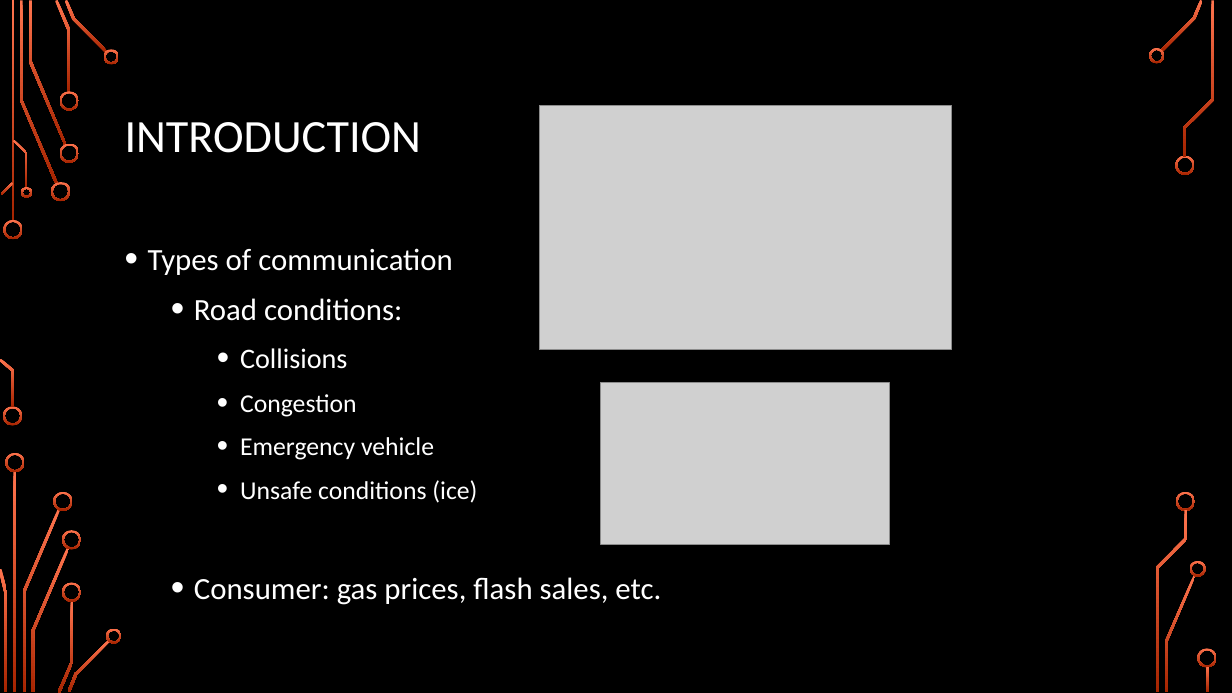
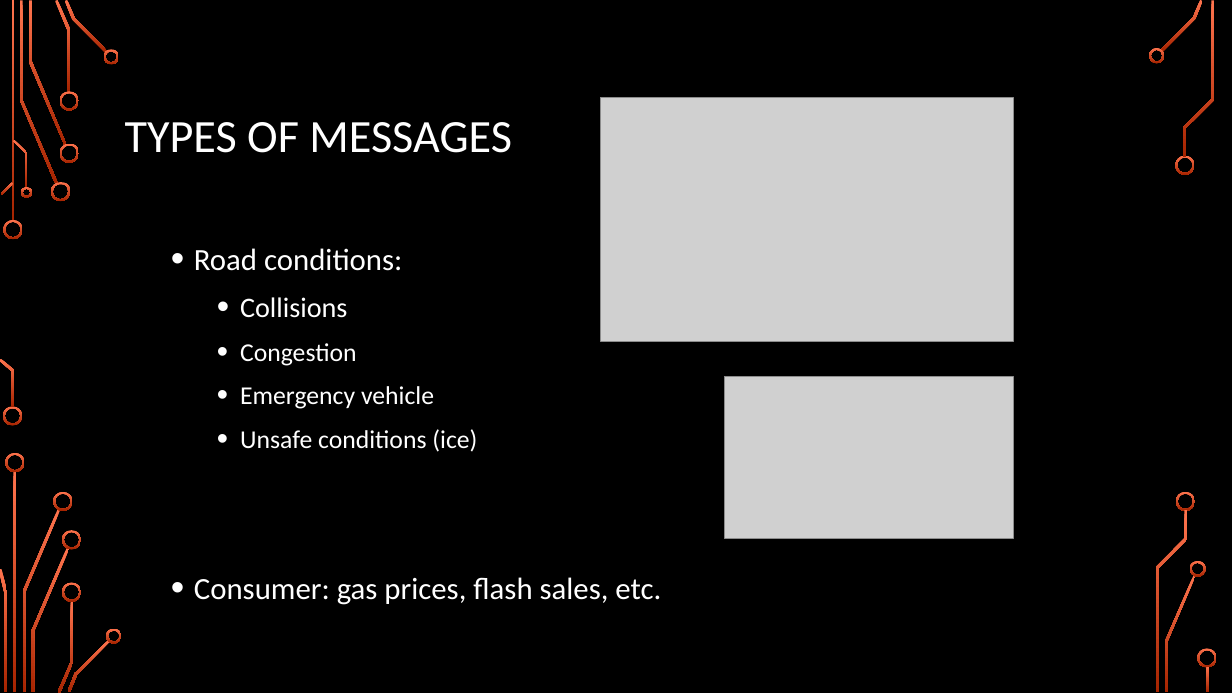
Before and after one commit to TejaKommineni/Mercury, a slide deck: slide 3 of presentation/Mercury-Part1.pptx. Drawn at 1232x693 pixels with LibreOffice and Linux fonts; fonts in the diff are those of the drawing; grey boxes stand for pictures; background and template pictures are left out. Boxes give left, top, right and bottom in pixels: in the first picture for what was removed or moved away, otherwise in the second. Text is boxed around its words. In the diff, an @@ line names an element or a change of style, - is before the commit and + after.

```diff
--- a/presentation/Mercury-Part1.pptx
+++ b/presentation/Mercury-Part1.pptx
@@ picture: place and size @@
-picture at <box>540,105,952,350</box>
+picture at <box>601,97,1013,342</box>
@@ title at <box>125,122,512,153</box>: text changed @@
-INTRODUCTION
+TYPES OF MESSAGES
@@ text at <box>148,248,452,275</box>: paragraph removed @@
-• Types of communication
@@ picture: place and size @@
-picture at <box>601,383,889,544</box>
+picture at <box>725,377,1013,539</box>
```
Also in this commit, not shown: 10 other slides changed, 6 slides added, 4 slides removed.
